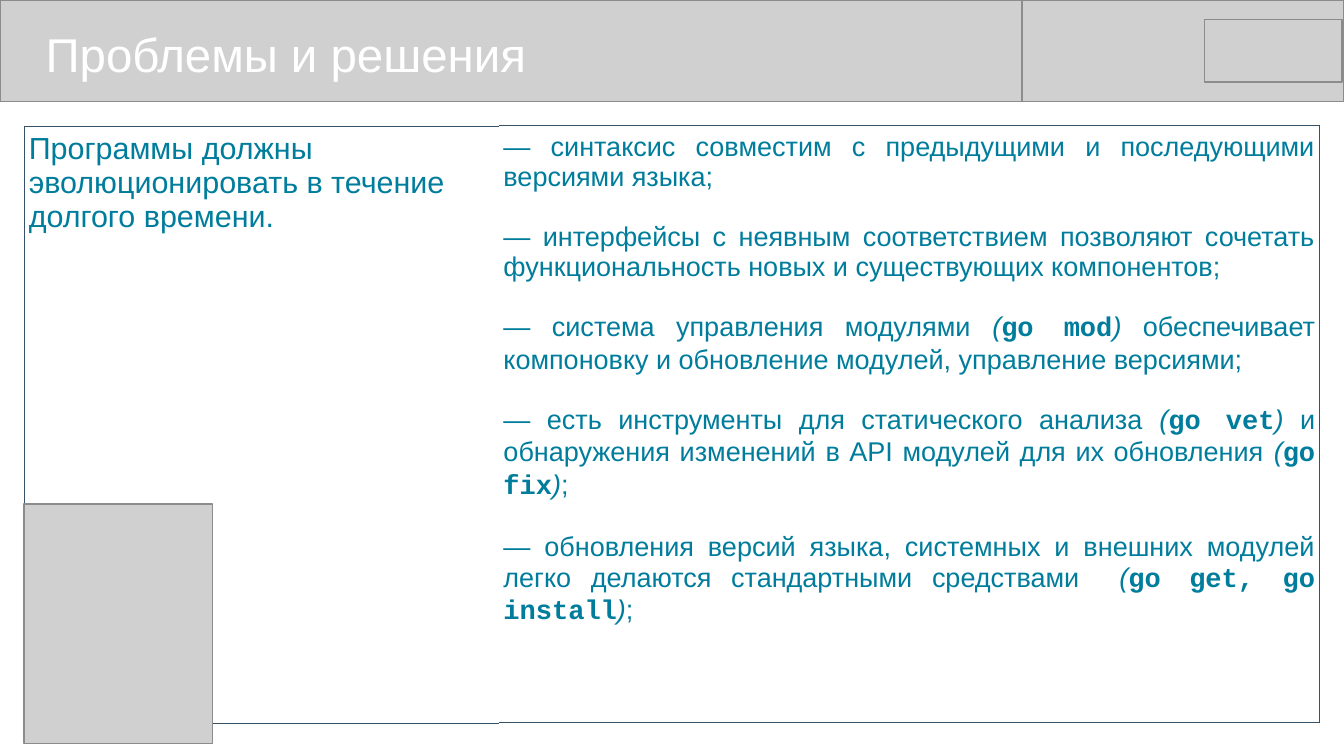
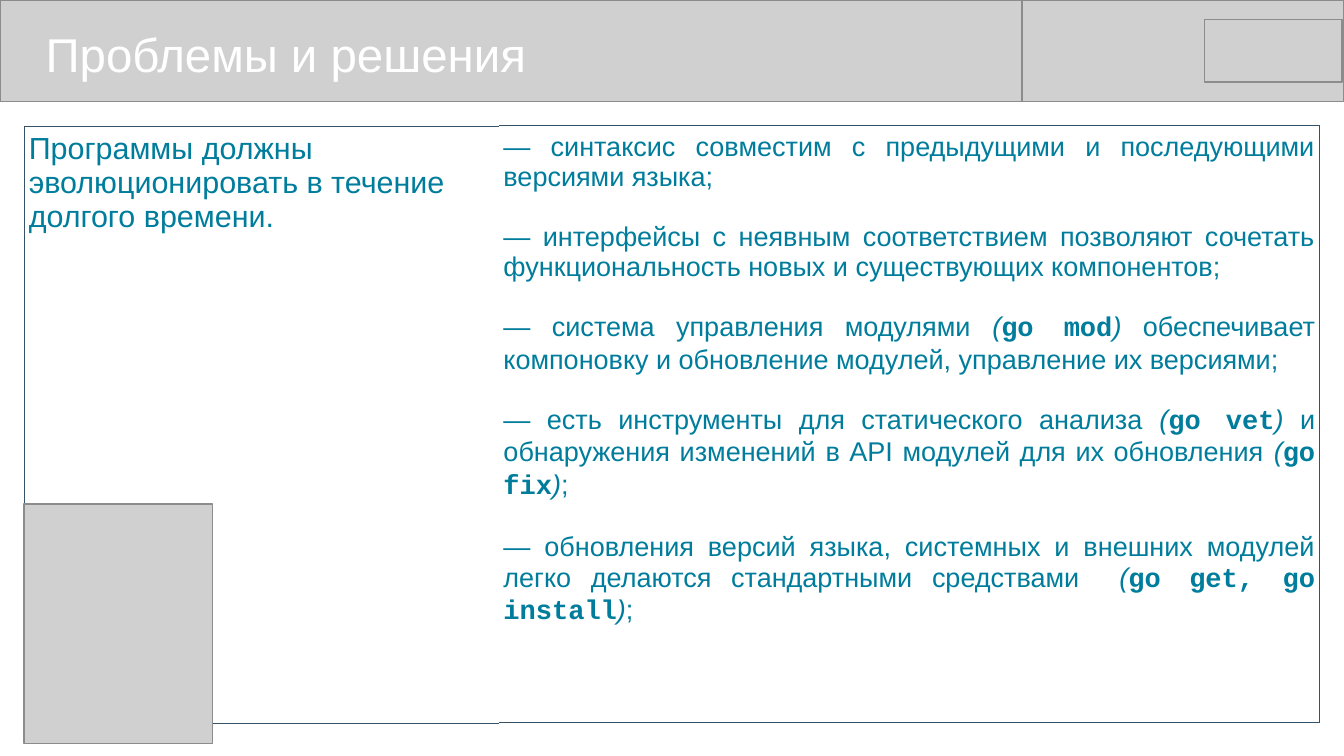
Before and after one commit to mike-shock/Go_language, a slide deck: slide 10 of view/Go_View.odp. Drawn at 1344x756 pixels with LibreOffice and Linux fonts; fonts in the diff are those of the drawing; grey boxes stand for pictures. Boxes give left, top, right and bottom in pixels: in the first picture for what was removed or moved away, otherwise in the second. Text is boxed around its words. In the diff, an @@ line names an element or a change of style, - is before the commit and + after.

```diff
--- a/view/Go_View.odp
+++ b/view/Go_View.odp
@@ table at <box>24,126,1321,692</box> @@
-row 1, column 2: — синтаксис совместим с предыдущими и последующими версиями языка; / — интерфейсы с неявным соответствием позволяют сочетать функциональность новых и существующих компонентов; / — система управления модулями (go mod) обеспечивает компоновку и обновление модулей, управление версиями; / — есть инструменты для статического анализа (go vet) и обнаружения изменений в API модулей для их обновления (go fix); / — обновления версий языка, системных и внешних модулей легко делаются стандартными средствами (go get, go install);
+row 1, column 2: — синтаксис совместим с предыдущими и последующими версиями языка; / — интерфейсы с неявным соответствием позволяют сочетать функциональность новых и существующих компонентов; / — система управления модулями (go mod) обеспечивает компоновку и обновление модулей, управление их версиями; / — есть инструменты для статического анализа (go vet) и обнаружения изменений в API модулей для их обновления (go fix); / — обновления версий языка, системных и внешних модулей легко делаются стандартными средствами (go get, go install);
```
Also in this commit, not shown: 8 other slides changed, 1 other file.
